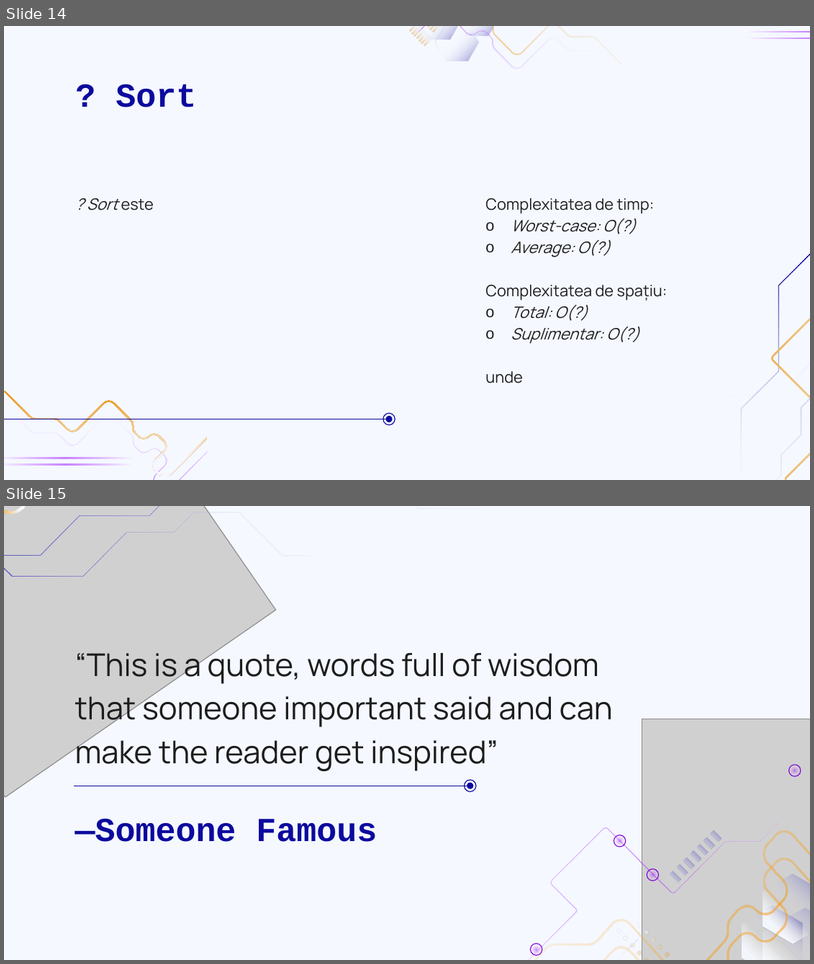
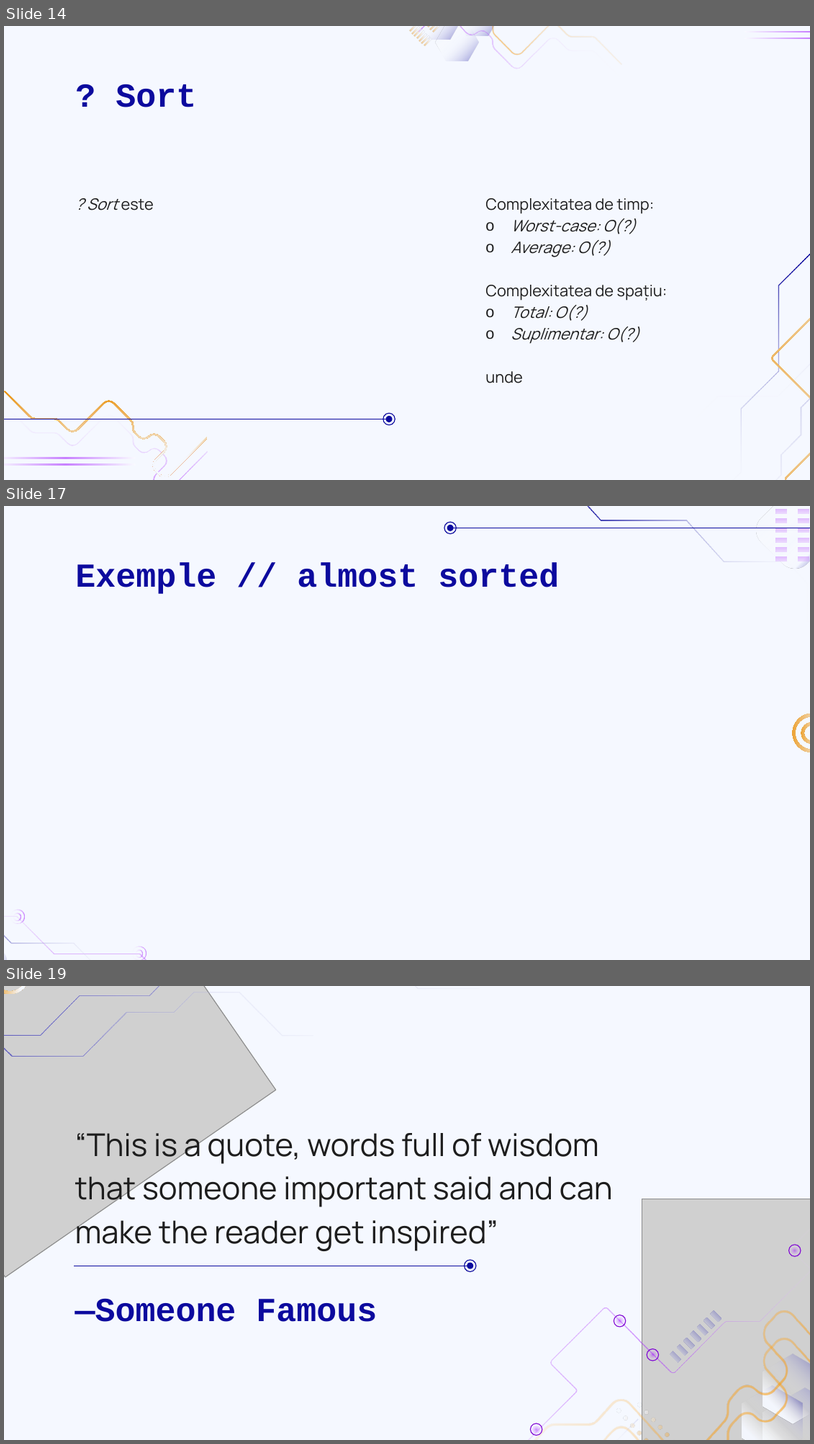
Before and after one commit to biancalautaru/Sorting-Algorithms-Comparison, a slide deck: Algoritmi de sortare.pptx. Shown one above the other, each under a label of ours: slides 14 and 15 before the commit, slides 14, 17 and 19 after it; the slides between them are not shown. The pictures are 814x964 and 814x1444 pixels, drawn with LibreOffice and Linux fonts; fonts in the diff are those of the drawing; grey boxes stand for pictures; background and template pictures are left out. Boxes give left, top, right and bottom in pixels: in the first picture for what was removed or moved away, otherwise in the second. Text is boxed around its words. In the diff, an @@ line names an element or a change of style, - is before the commit and + after.

```diff
--- a/Algoritmi de sortare.pptx
+++ b/Algoritmi de sortare.pptx
@@ slide 17 added at [4,506,810,960], background #F5F8FF @@
@@ ellipse added at [445,522,456,534], outline #0C0A9E 0.75 pt @@
@@ ellipse added at [448,525,454,531], fill #0C0A9E @@
@@ group added at [568,506,810,621]: 16 freeform shapes @@
@@ line added from (810, 528) to (453, 528), #0C0A9E 0.75 pt @@
@@ title added at [75,563,559,594], 30 pt, text #0C0A9E, bold @@
+Exemple // almost sorted
@@ freeform shape added at [784,705,810,760], fill gradient #EB9109 to #F5F8FF @@
@@ freeform shape added at [797,717,810,748], fill gradient #EB9109 to #F5F8FF @@
@@ group added at [4,861,172,960]: 7 freeform shapes @@
@@ what was slide 15 is now slide 19 @@
```
Also in this commit, not shown: 6 slides changed, 3 other slides added, 2 slides removed, 3 other files.
